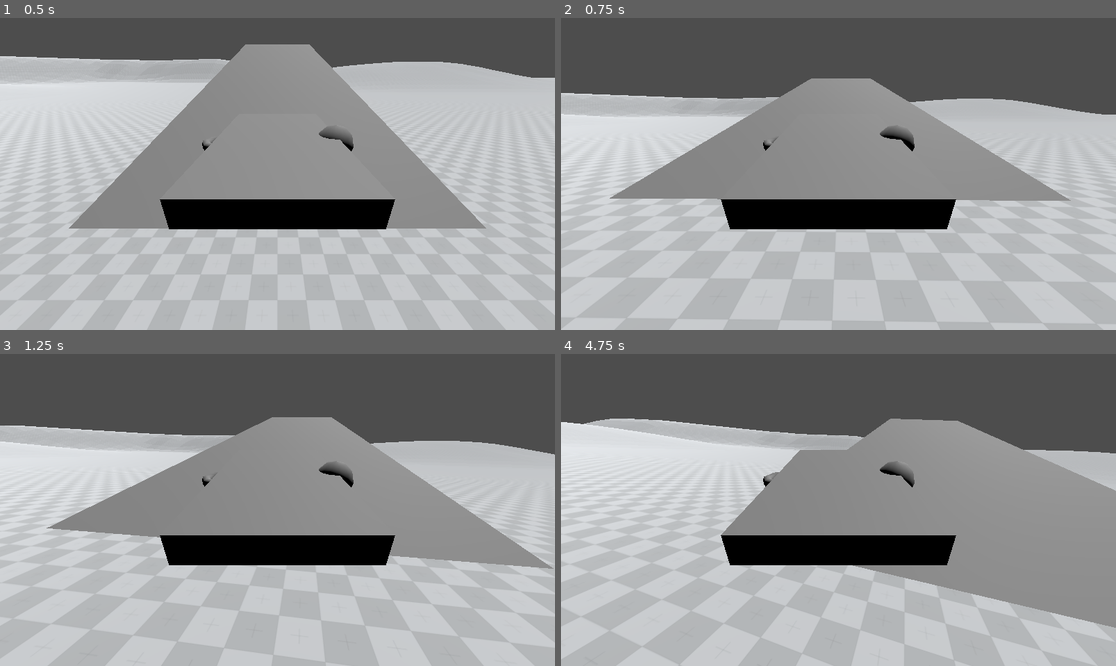
Above: before the commit, frames 1-4 (two rows, left to right).
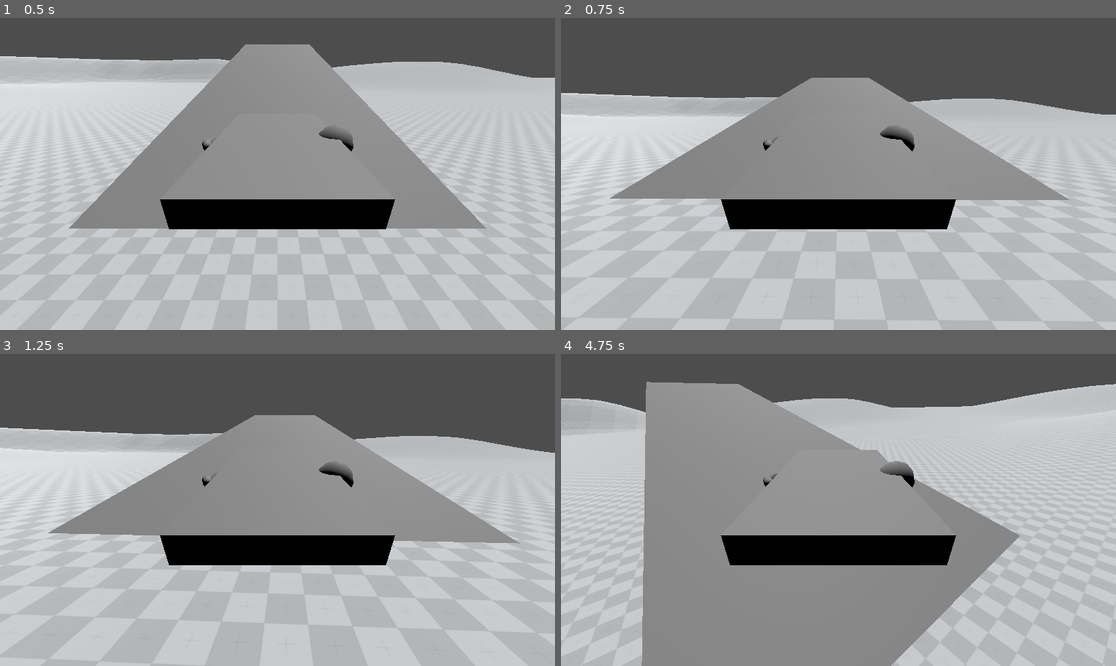
Above: after the commit, the same moments.

Repository: SwPGameDev/tank
Game: Godot game, scene res://Scenes/level_1.tscn
The game is run twice, just before and just after one commit, with the same random seed, the same clock (stepped at 60 frames per second) and the same inputs.
Inputs:
- Up to frame 1 (0.5 s): no input
- Up to frame 2 (0.75 s): hold D (right_stick) from 0.53 s (still down); tap G (park) at 0.6 s
- Up to frame 3 (1.25 s): keep holding D (right_stick)
- Up to frame 4 (4.75 s): release D (right_stick) at 1.28 s; hold Z (left_stick_reverse) 1.28-2.03 s; tap G (park) every 0.75 s from 1.35 to 4.35 s; hold D (right_stick) 2.03-2.78 s; hold Up (elevate_up) 2.78-3.53 s; hold A (left_stick) from 3.53 s (still down); tap P (reset) at 4.15 s

Frame 1 is identical in both runs. In frame 2, 0.2% of the frame differs, in the area x 0-98%, y 19-100%; in frame 3, 3.8%; in frame 4, 54%, in the area x 0-100%, y 8-100%.

Commit message:
Added angular dampening when driving straight

Diff:
--- a/Scenes/new_tank.tscn
+++ b/Scenes/new_tank.tscn
@@ -14,12 +14,12 @@
 height = 5.0
 
 [node name="new_tank" type="RigidBody3D" node_paths=PackedStringArray("left_track_base", "right_track_base")]
-mass = 10.0
+mass = 50.0
 physics_material_override = SubResource("PhysicsMaterial_7td8b")
 script = ExtResource("1_3j8ow")
 left_track_base = NodePath("left_track_base")
 right_track_base = NodePath("right_track_base")
-speed = 100.0
+speed = 400.0
 
 [node name="CollisionShape3D" type="CollisionShape3D" parent="."]
 shape = SubResource("BoxShape3D_xfitx")
--- a/Scripts/real_new_tank_movement.gd
+++ b/Scripts/real_new_tank_movement.gd
@@ -5,8 +5,27 @@
 
 @export var speed : float = 5
 
+var turning_angular_dampening : float = 0
+var straight_angular_dampening : float = 12.5
+
+
+func _process(delta: float) -> void:
+	if Input.is_action_just_pressed("reset") :
+		position.y += 3
+		rotation.x = 0
 
 func _physics_process(delta: float) -> void:
+
+	if (Input.is_action_pressed("left_stick") && Input.is_action_pressed("right_stick")) || (Input.is_action_pressed("left_stick_reverse") && Input.is_action_pressed("right_stick_reverse")) :
+		angular_damp = straight_angular_dampening
+		print("straight on")
+	elif Input.is_action_pressed("left_stick") || Input.is_action_pressed("right_stick") || Input.is_action_pressed("left_stick_reverse") || Input.is_action_pressed("right_stick_reverse") :
+		angular_damp = turning_angular_dampening
+		print("turning")
+	else :
+		angular_damp = straight_angular_dampening
+		print("chillin or coasting or somethin")
+
 
 	if Input.is_action_pressed("left_stick") :
 		apply_impulse(basis.z * speed * delta, left_track_base.global_transform.origin - global_transform.origin)
